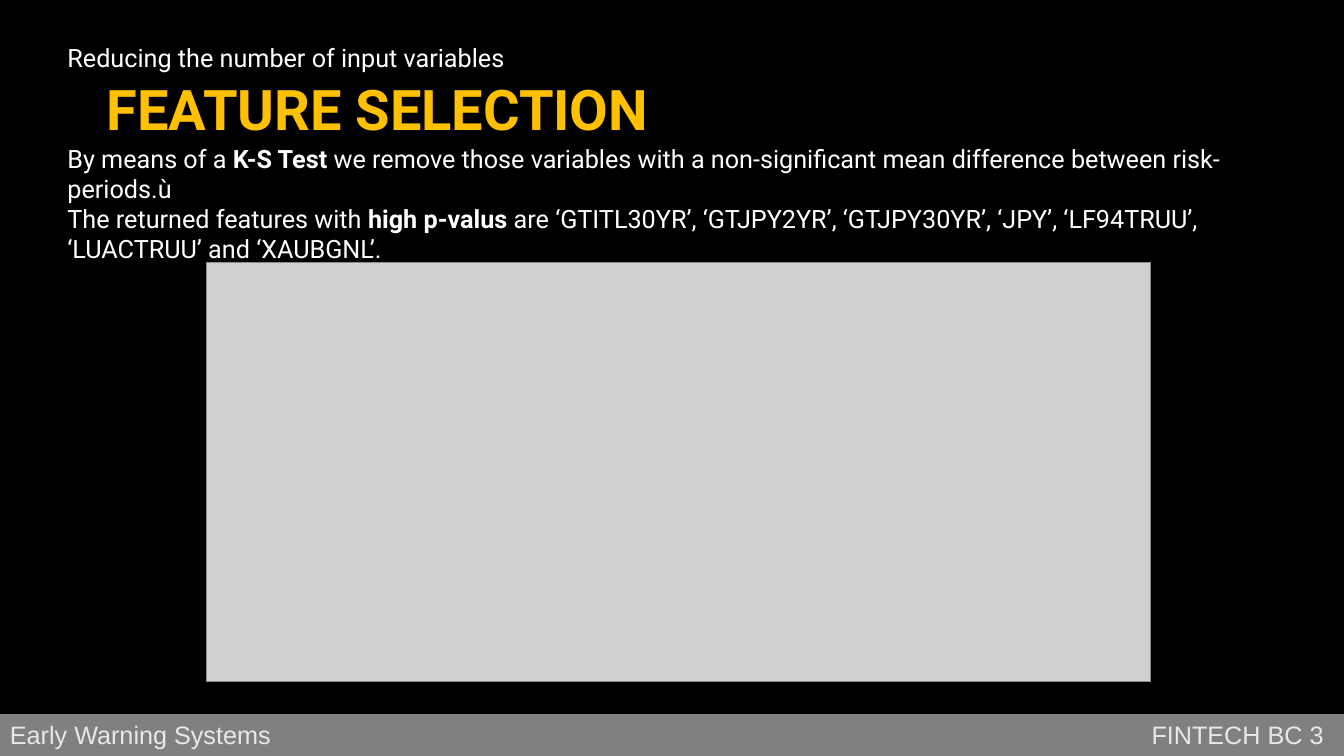
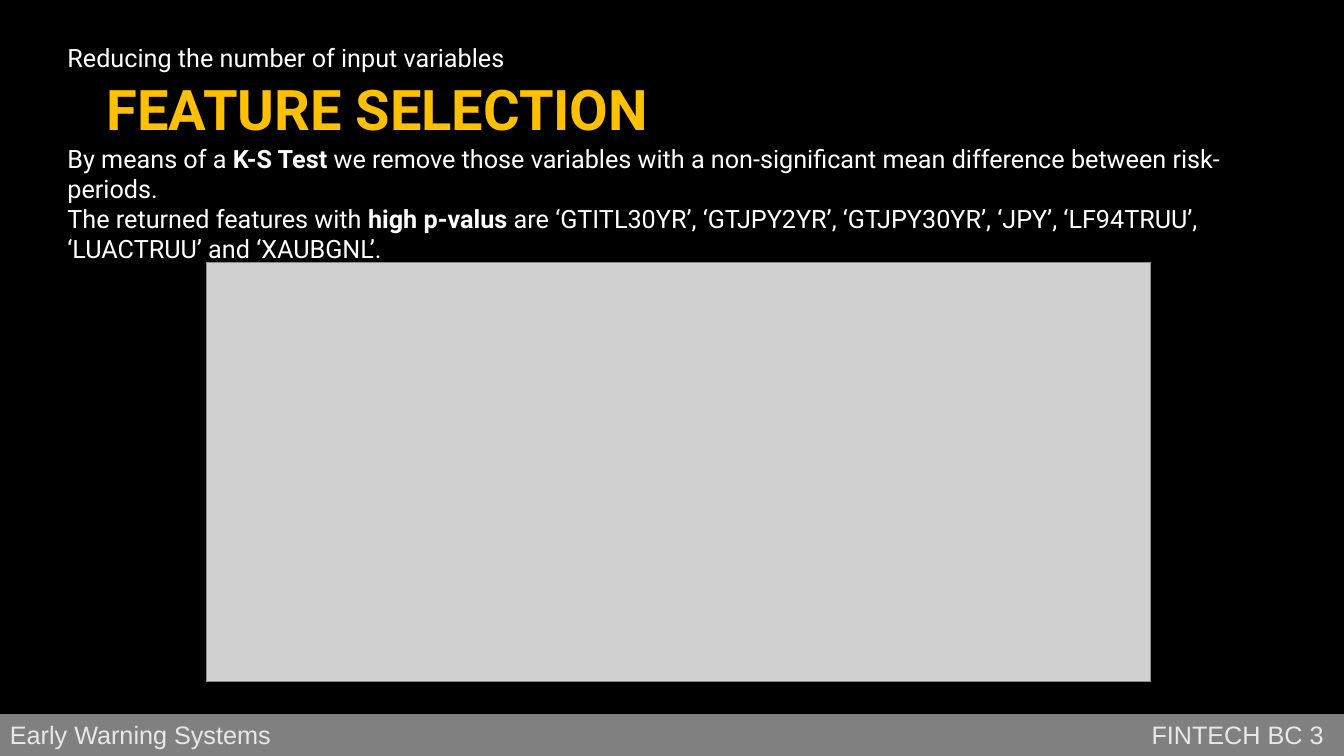
Before and after one commit to jstringara/Fintech, a slide deck: slide 5 of BC3/G/Bozza.pptx. Drawn at 1344x756 pixels with LibreOffice and Linux fonts; fonts in the diff are those of the drawing; grey boxes stand for pictures; background and template pictures are left out. Boxes give left, top, right and bottom in pixels: in the first picture for what was removed or moved away, otherwise in the second. Text is boxed around its words. In the diff, an @@ line names an element or a change of style, - is before the commit and + after.

```diff
--- a/BC3/G/Bozza.pptx
+++ b/BC3/G/Bozza.pptx
@@ text at [67,149,1220,203]: text changed @@
-By means of a K-S Test we remove those variables with a non-significant mean difference between risk-periods.ù
+By means of a K-S Test we remove those variables with a non-significant mean difference between risk-periods.
```
Also in this commit, not shown: 2 other slides changed.
